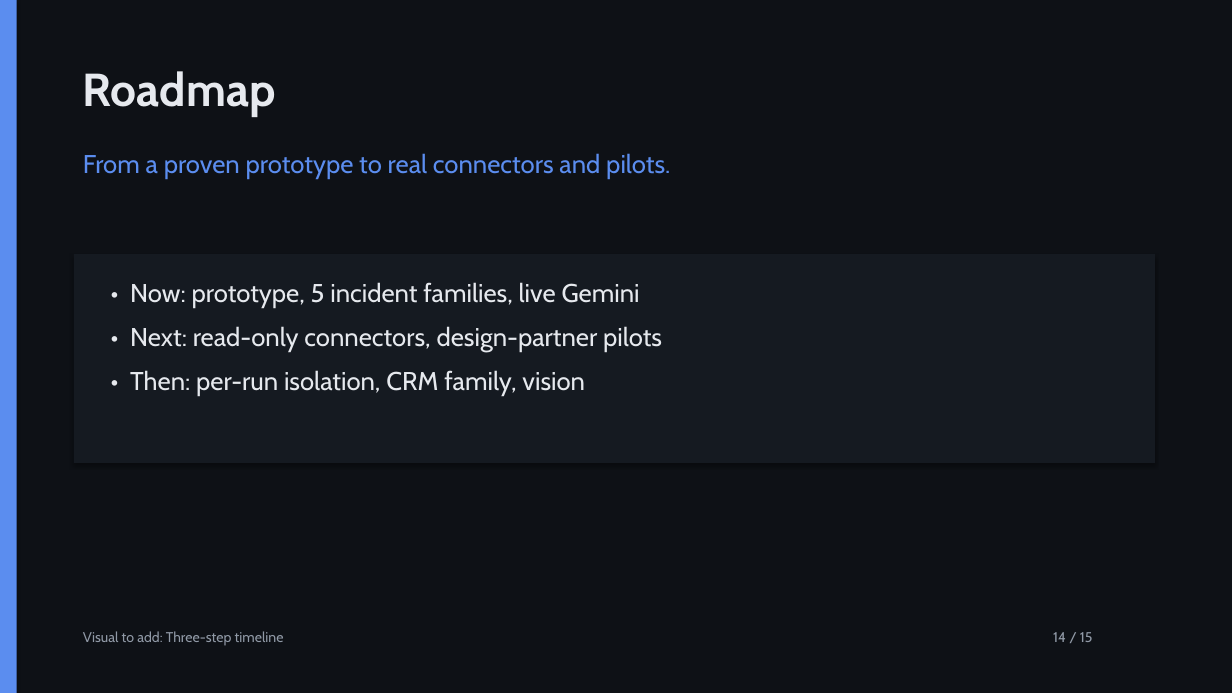
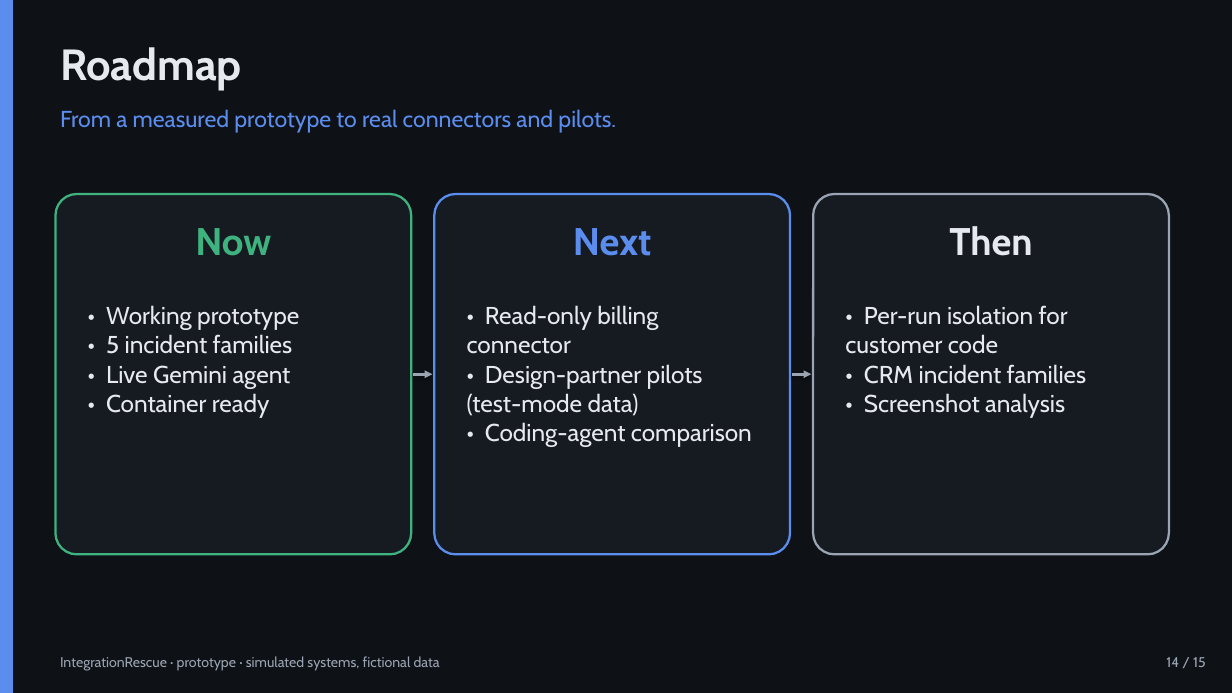
Before and after one commit to Ahmad-Joker/integrationrescue-ai, a slide deck: slide 14 of competition/IntegrationRescue_Competition_Deck.pptx. Drawn at 1232x693 pixels with LibreOffice and Linux fonts; fonts in the diff are those of the drawing. Boxes give left, top, right and bottom in pixels: in the first picture for what was removed or moved away, otherwise in the second. Text is boxed around its words. In the diff, an @@ line names an element or a change of style, - is before the commit and + after.

```diff
--- a/competition/IntegrationRescue_Competition_Deck.pptx
+++ b/competition/IntegrationRescue_Competition_Deck.pptx
@@ rectangle: place and size @@
-rectangle at <box>0,0,17,693</box>
+rectangle at <box>0,0,13,693</box>
@@ rectangle at <box>0,0,13,693</box>: shadow off @@
@@ text "Roadmap": place and size @@
-text "Roadmap" at <box>83,71,276,117</box>
+text "Roadmap" at <box>60,47,242,90</box>
@@ text "Roadmap" at <box>60,47,242,90</box>: size 36 to 34 pt @@
@@ text at <box>60,109,616,133</box>: text changed; size 20 to 18 pt @@
-From a proven prototype to real connectors and pilots.
+From a measured prototype to real connectors and pilots.
@@ rounded rectangle added at <box>55,194,411,555</box>, fill #161B22, outline #3FB37F 1.75 pt @@
@@ rounded rectangle added at <box>434,194,790,555</box>, fill #161B22, outline #5B8DEF 1.75 pt @@
@@ rounded rectangle added at <box>813,194,1169,555</box>, fill #161B22, outline #9AA4B2 1.75 pt @@
@@ text added at <box>195,228,271,256</box>, 30 pt, text #3FB37F, bold @@
+Now
@@ text added at <box>573,228,651,256</box>, 30 pt, text #5B8DEF, bold @@
+Next
@@ text added at <box>949,226,1032,256</box>, 30 pt, text #E6E9EE, bold @@
+Then
@@ rectangle removed at <box>74,254,1155,463</box> @@
@@ text removed at <box>130,282,662,395</box> @@
-• Now: prototype, 5 incident families, live Gemini
-• Next: read-only connectors, design-partner pilots
-• Then: per-run isolation, CRM family, vision
@@ text added at <box>106,305,299,418</box>, 19 pt, text #E6E9EE @@
+• Working prototype
+• 5 incident families
+• Live Gemini agent
+• Container ready
@@ text added at <box>467,305,752,447</box>, 19 pt, text #E6E9EE @@
+• Read-only billing connector
+• Design-partner pilots (test-mode data)
+• Coding-agent comparison
@@ text added at <box>845,305,1087,418</box>, 19 pt, text #E6E9EE @@
+• Per-run isolation for customer code
+• CRM incident families
+• Screenshot analysis
@@ arrow added from (413, 374) to (433, 374), #9AA4B2 2 pt @@
@@ arrow added from (792, 374) to (811, 374), #9AA4B2 2 pt @@
@@ text added at <box>60,656,440,671</box>, 11 pt, text #9AA4B2 @@
+IntegrationRescue · prototype · simulated systems, fictional data
@@ text removed at <box>83,631,284,645</box> @@
-Visual to add: Three-step timeline
@@ text "14 / 15": place and size @@
-text "14 / 15" at <box>1053,632,1093,642</box>
+text "14 / 15" at <box>1166,657,1206,667</box>
@@ text "14 / 15" at <box>1166,657,1206,667</box>: text colour #9099A6 to #9AA4B2; alignment left to right @@
```
Also in this commit, not shown: 11 other slides changed, 3 slides added, 3 slides removed, 37 other files.
